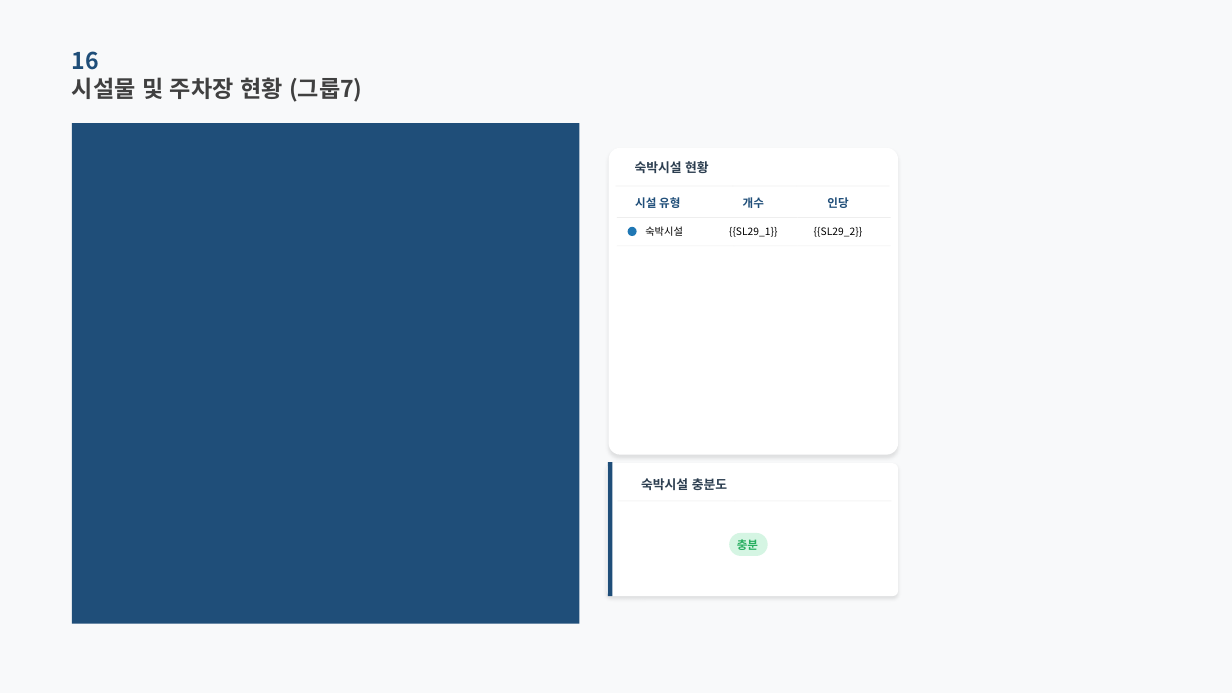
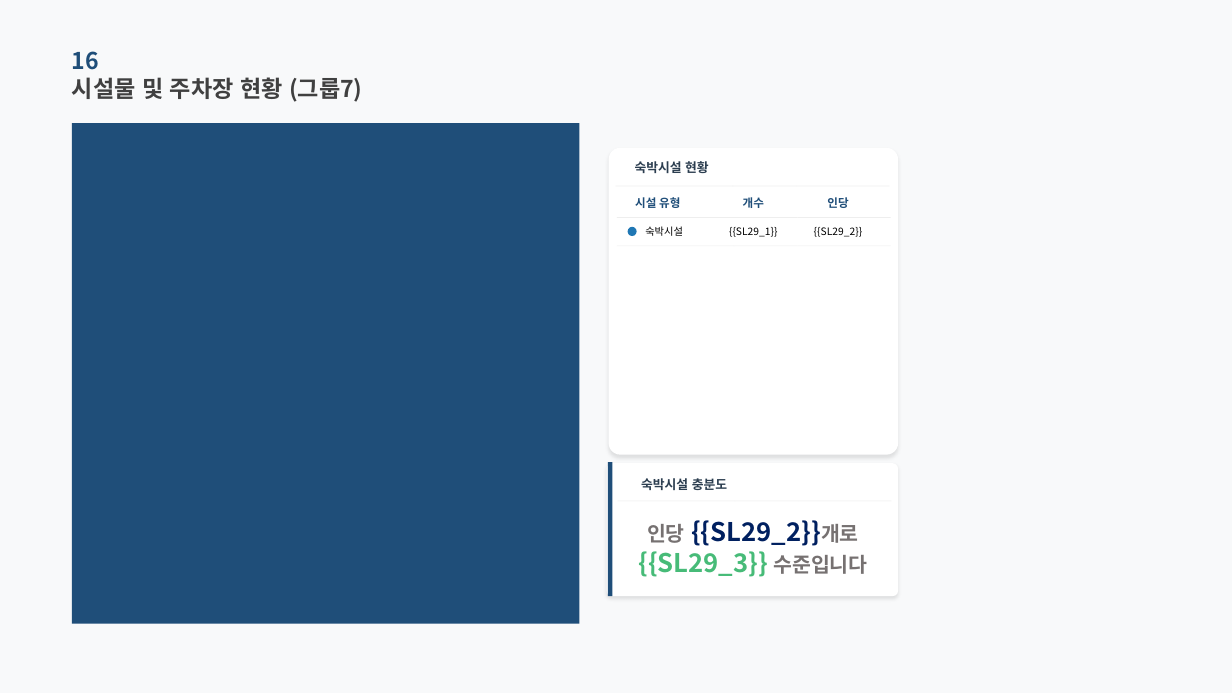
Before and after one commit to roddms/auto-report, a slide deck: slide 29 of template/master_pretendard.pptx. Drawn at 1232x693 pixels with LibreOffice and Linux fonts; fonts in the diff are those of the drawing; background and template pictures are left out. Boxes give left, top, right and bottom in pixels: in the first picture for what was removed or moved away, otherwise in the second. Text is boxed around its words. In the diff, an @@ line names an element or a change of style, - is before the commit and + after.

```diff
--- a/template/master_pretendard.pptx
+++ b/template/master_pretendard.pptx
@@ text added at box(638, 520, 867, 577), 20 pt, text #002060, bold @@
+인당 {{SL29_2}}개로
+{{SL29_3}} 수준입니다
@@ rounded rectangle removed at box(729, 533, 768, 556) @@
@@ text removed at box(737, 539, 758, 550) @@
-충분
```
Also in this commit, not shown: 2 other slides changed, 14 other files.
